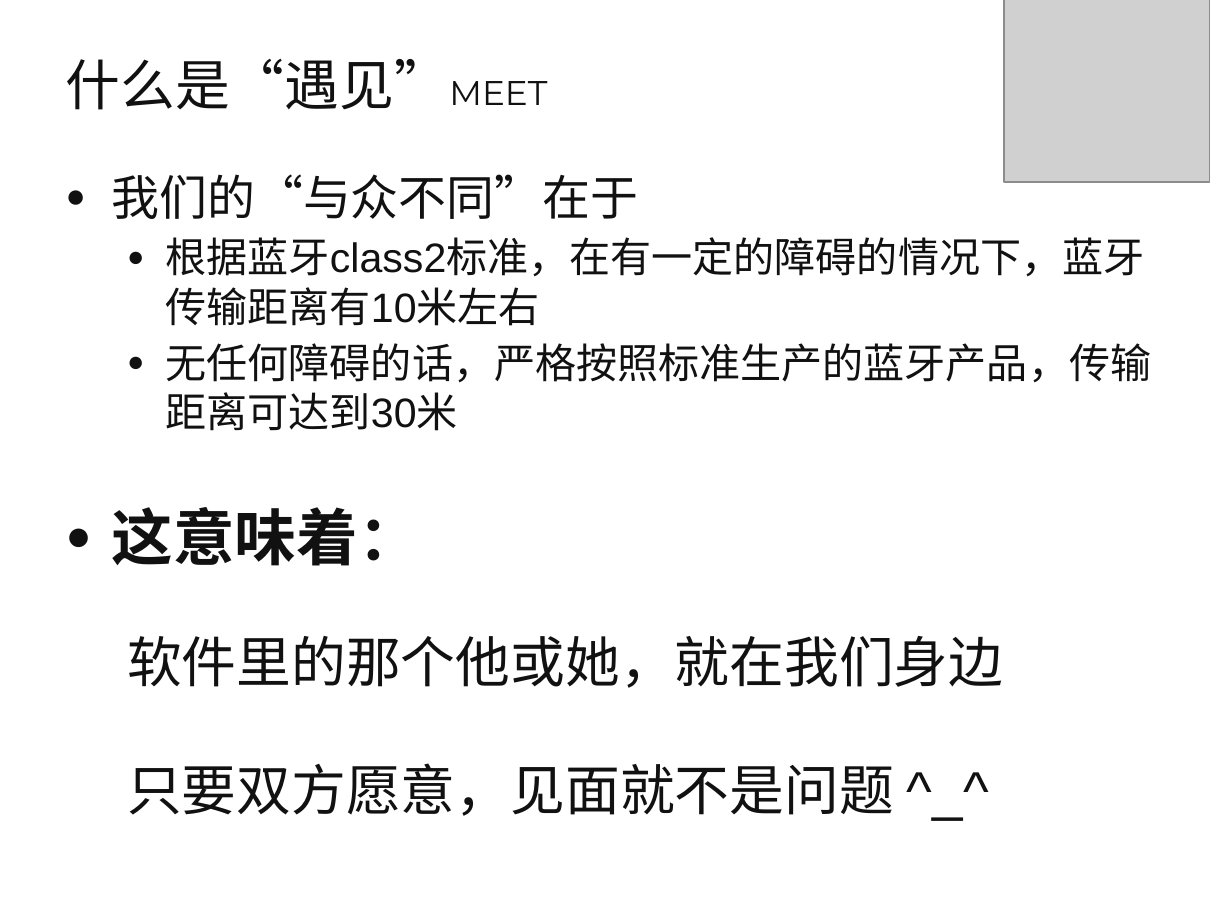
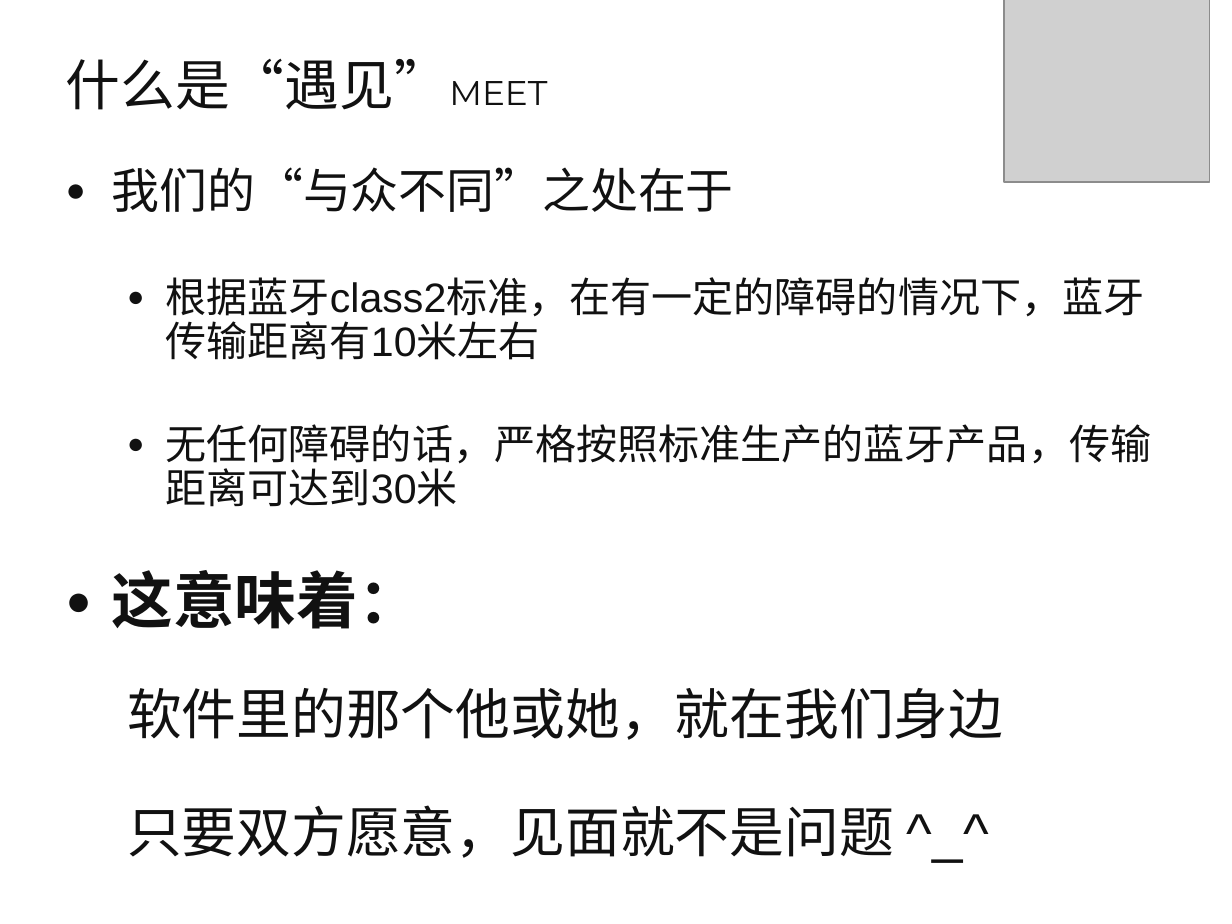
Before and after one commit to qwordy/Meet, a slide deck: slide 5 of doc/高级软件工程中期答辩-第六组.pptx. Drawn at 1232x924 pixels with LibreOffice and Linux fonts; fonts in the diff are those of the drawing; grey boxes stand for pictures; background and template pictures are left out. Boxes give left, top, right and bottom in pixels: in the first picture for what was removed or moved away, otherwise in the second. Text is boxed around its words. In the diff, an @@ line names an element or a change of style, - is before the commit and + after.

```diff
--- a/doc/高级软件工程中期答辩-第六组.pptx
+++ b/doc/高级软件工程中期答辩-第六组.pptx
@@ text at <box>112,167,734,212</box>: text changed @@
-● 我们的“与众不同”在于
+● 我们的“与众不同”之处在于
@@ text at <box>112,277,1152,858</box>: line spacing 1 to 0.9 @@
```
Also in this commit, not shown: 6 other slides changed.
